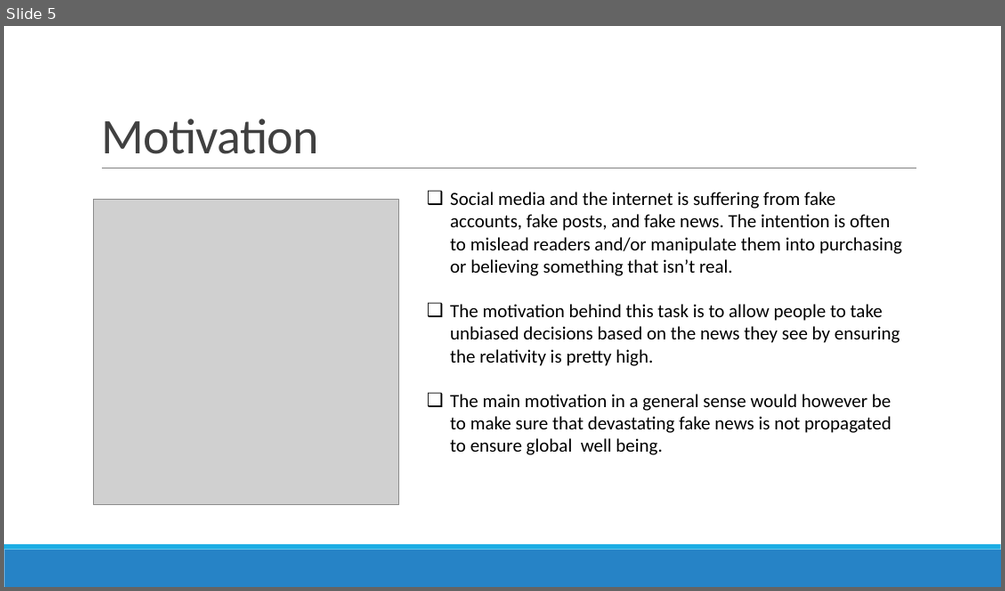
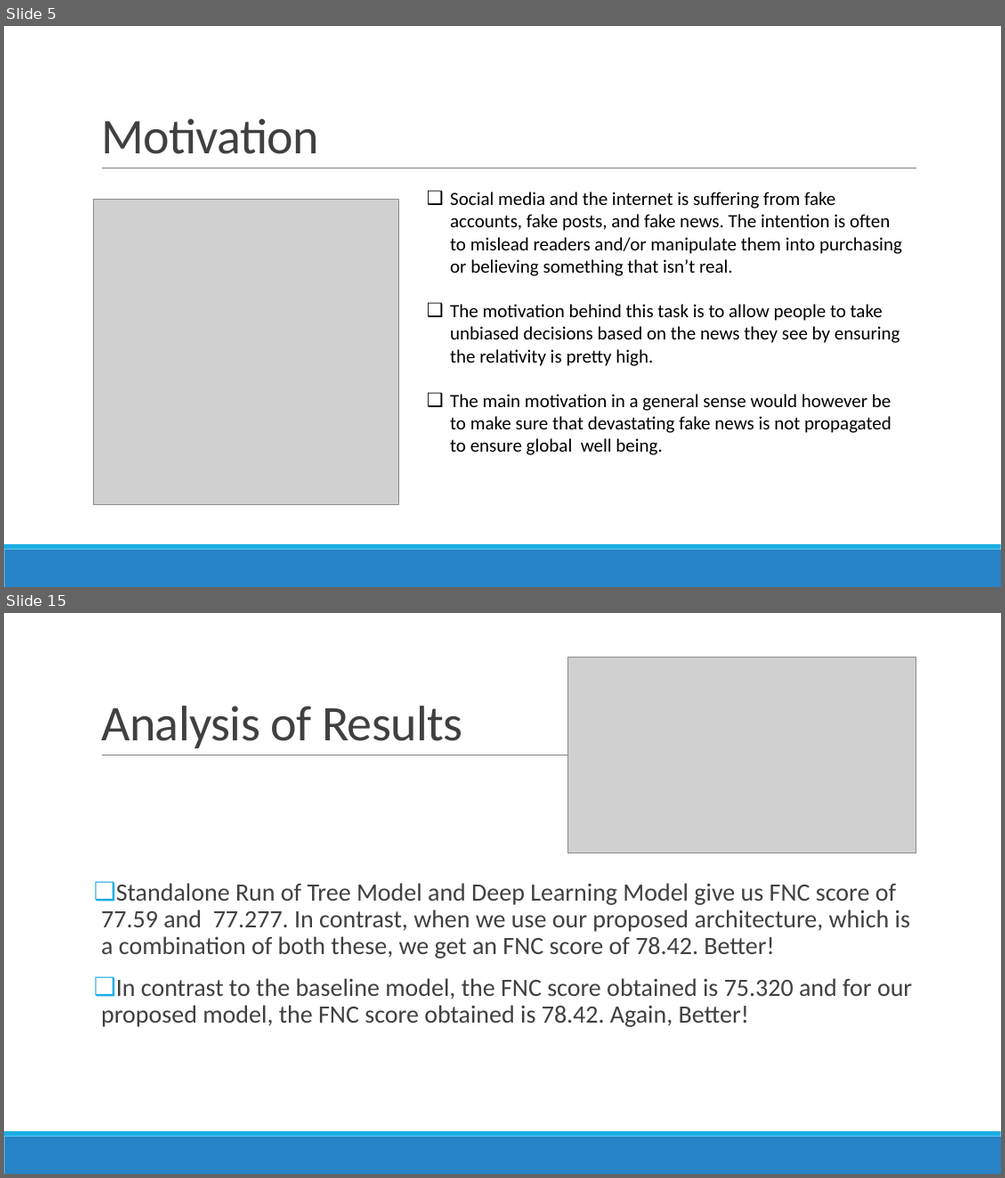
Before and after one commit to amansh45/fnc, a slide deck: SMAIPro.pptx. Shown one above the other, each under a label of ours: slide 5 before the commit, slides 5 and 15 after it; the slides between them are not shown. The pictures are 1005x591 and 1005x1178 pixels, drawn with LibreOffice and Linux fonts; fonts in the diff are those of the drawing; grey boxes stand for pictures. Boxes give left, top, right and bottom in pixels: in the first picture for what was removed or moved away, otherwise in the second. Text is boxed around its words. In the diff, an @@ line names an element or a change of style, - is before the commit and + after.

```diff
--- a/SMAIPro.pptx
+++ b/SMAIPro.pptx
@@ slide 15 added at (4, 613, 1001, 1174), background #FFFFFF; not listed: 3 template elements that a slide beside it also shows @@
@@ picture added at (568, 657, 916, 853) @@
@@ title added at (101, 706, 463, 748), 48 pt, text #404040 @@
+Analysis of Results
@@ text added at (101, 883, 912, 1027), 24 pt, text #404040 @@
+❑ Standalone Run of Tree Model and Deep Learning Model give us FNC score of 77.59 and 77.277. In contrast, when we use our proposed architecture, which is a combination of both these, we get an FNC score of 78.42. Better!
+❑ In contrast to the baseline model, the FNC score obtained is 75.320 and for our proposed model, the FNC score obtained is 78.42. Again, Better!
```
Also in this commit, not shown: 2 slides changed, 12 other slides added, 4 slides removed.
